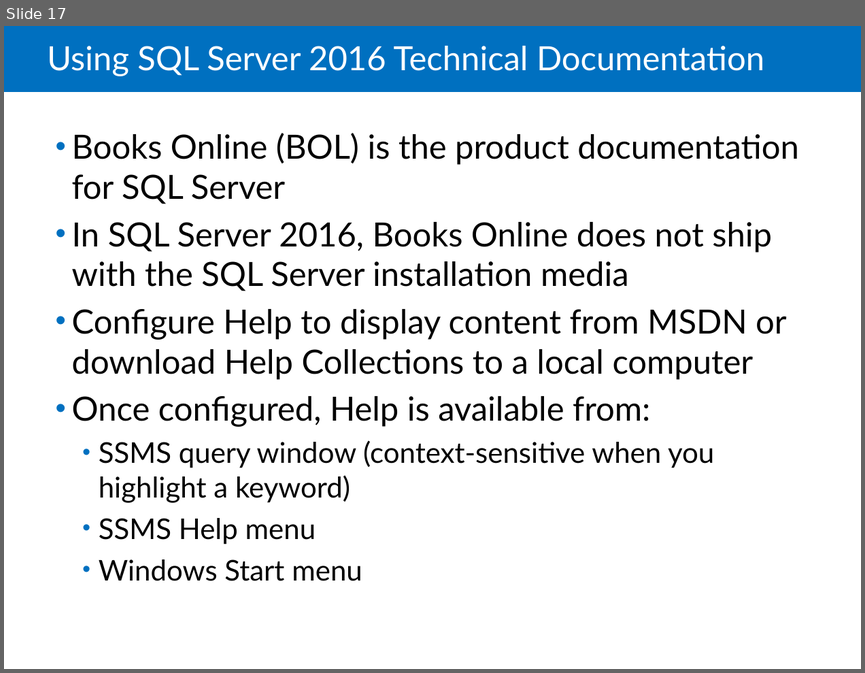
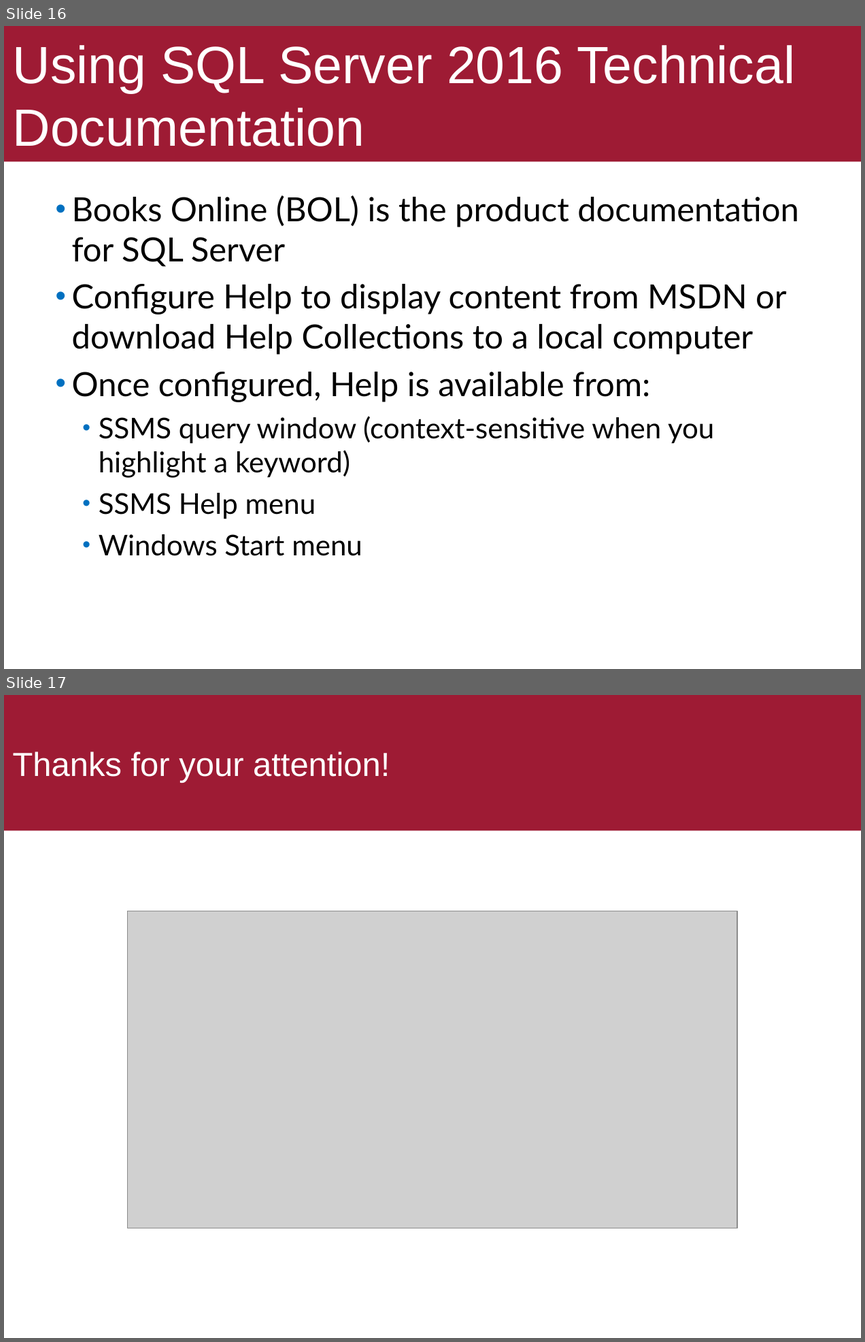
Before and after one commit to ekof-dss/teaching-samples-2021-22, a slide deck: presentations/05-03-ms-sql-server.ppt. Shown one above the other, each under a label of ours: slide 17 before the commit, slides 16 and 17 after it. The pictures are 865x673 and 865x1342 pixels, drawn with LibreOffice and Linux fonts; fonts in the diff are those of the drawing; grey boxes stand for pictures. Boxes give left, top, right and bottom in pixels: in the first picture for what was removed or moved away, otherwise in the second. Text is boxed around its words. In the diff, an @@ line names an element or a change of style, - is before the commit and + after.

```diff
--- a/presentations/05-03-ms-sql-server.ppt
+++ b/presentations/05-03-ms-sql-server.ppt
@@ slide 17 added at [4, 695, 861, 1338], background #FFFFFF @@
@@ title added at [4, 695, 861, 830], fill #9E1B34, 28 pt, text #FFFFFF @@
+Thanks for your attention!
@@ picture added at [127, 911, 736, 1228] @@
@@ what was slide 17 is now slide 16 @@
@@ slide 16 changed as well @@
@@ title "Using SQL Server 2016 Technical ...": place and size @@
-title "Using SQL Server 2016 Technical ..." at [47, 46, 764, 76]
+title "Using SQL Server 2016 Technical ..." at [4, 26, 861, 161]
@@ title "Using SQL Server 2016 Technical ..." at [4, 26, 861, 161]: size 28 to 44 pt, font Lato to Arial; line spacing 0.85 to 1; fill none to #9E1B34 @@
@@ rectangle removed at [4, 26, 861, 92] @@
@@ text "Books Online (BOL) is the ...": place and size @@
-text "Books Online (BOL) is the ..." at [72, 133, 799, 581]
+text "Books Online (BOL) is the ..." at [72, 195, 799, 556]
@@ text at [72, 222, 772, 291]: paragraph removed @@
-• In SQL Server 2016, Books Online does not ship with the SQL Server installation media
```
Also in this commit, not shown: 14 other slides changed, 1 other slide added, 8 slides removed, 23 other files.
